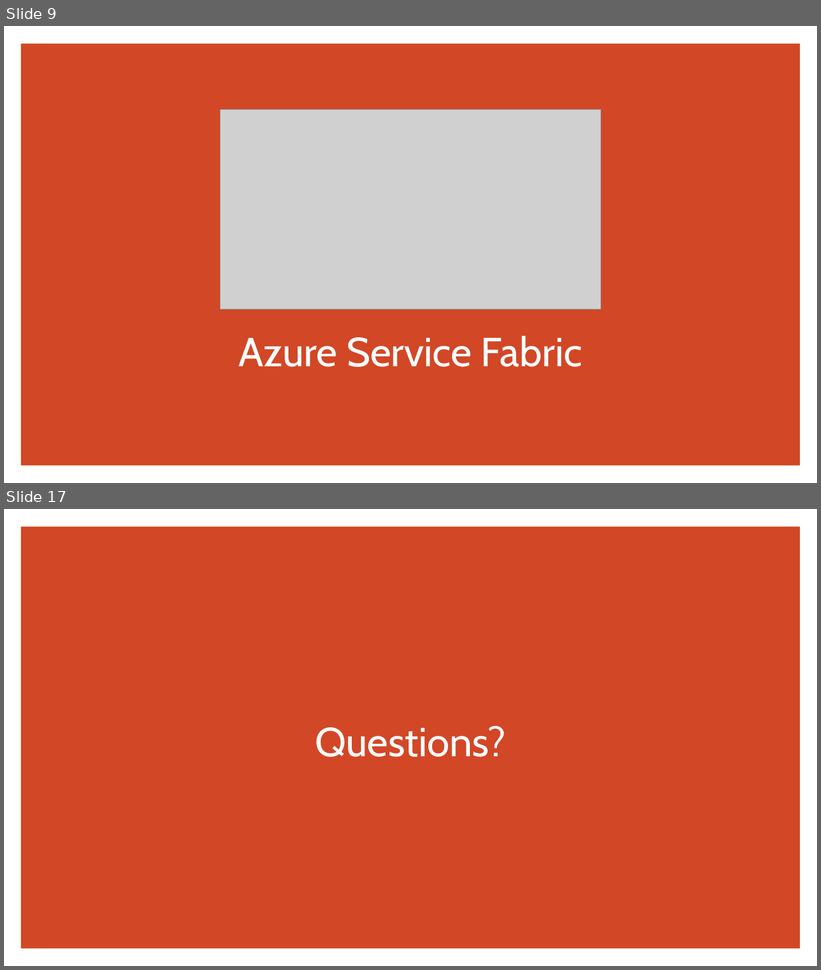
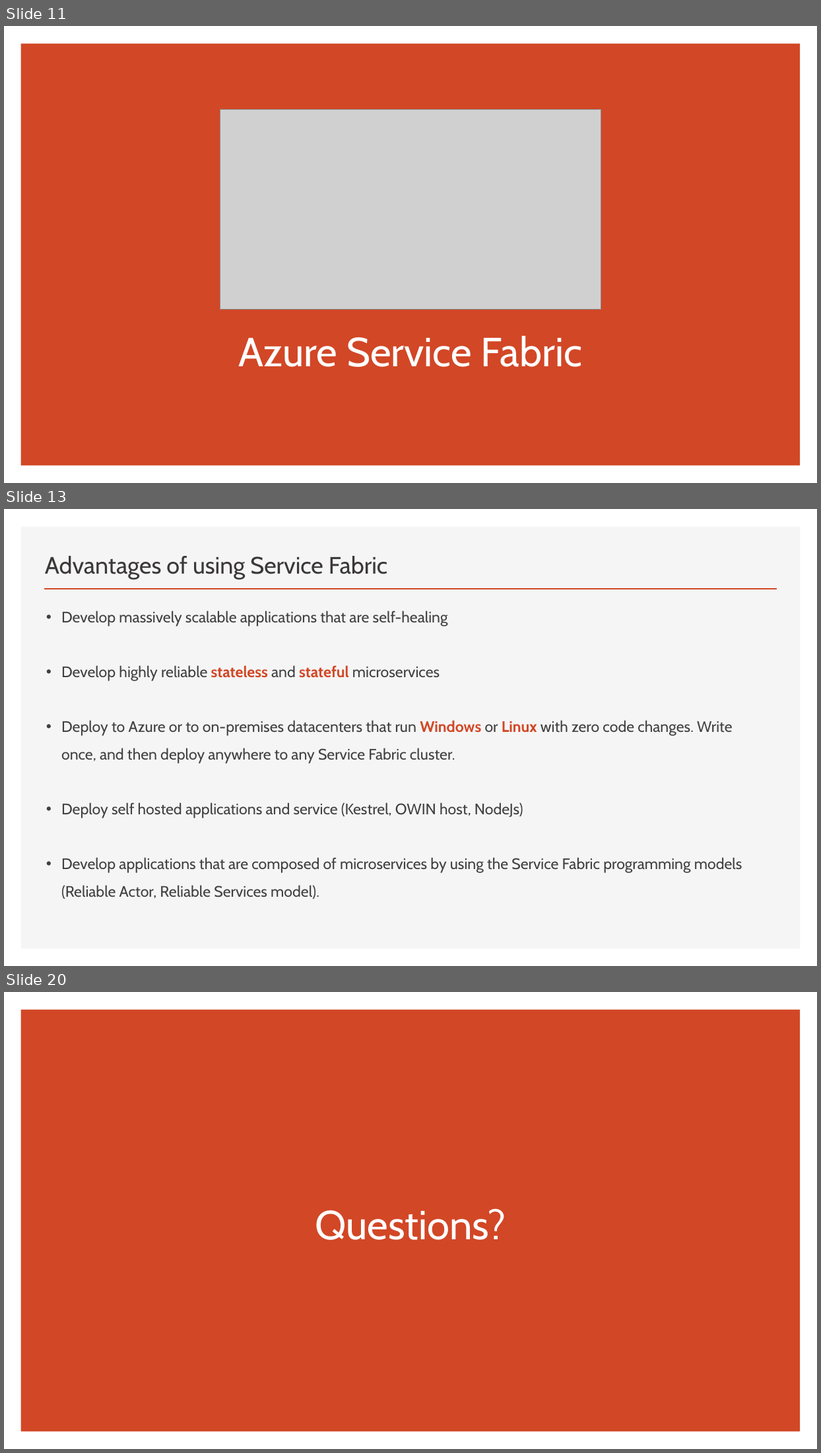
Before and after one commit to brianperera/EasyMaintain, a slide deck: Documents/MicroServices.pptx. Shown one above the other, each under a label of ours: slides 9 and 17 before the commit, slides 11, 13 and 20 after it; the slides between them are not shown. The pictures are 821x970 and 821x1453 pixels, drawn with LibreOffice and Linux fonts; fonts in the diff are those of the drawing; grey boxes stand for pictures. Boxes give left, top, right and bottom in pixels: in the first picture for what was removed or moved away, otherwise in the second. Text is boxed around its words. In the diff, an @@ line names an element or a change of style, - is before the commit and + after.

```diff
--- a/Documents/MicroServices.pptx
+++ b/Documents/MicroServices.pptx
@@ slide 13 added at (4, 509, 817, 966), background #FFFFFF @@
@@ rectangle added at (21, 527, 801, 949), fill #F5F5F5 @@
@@ title added at (45, 556, 387, 579), 28 pt, text #3B3838 @@
+Advantages of using Service Fabric
@@ line added from (44, 589) to (777, 589), #D24726 2 pt @@
@@ text added at (61, 611, 743, 899), 18 pt, text #404040 @@
+• Develop massively scalable applications that are self-healing
+• Develop highly reliable stateless and stateful microservices
+• Deploy to Azure or to on-premises datacenters that run Windows or Linux with zero code changes. Write once, and then deploy anywhere to any Service Fabric cluster.
+• Deploy self hosted applications and service (Kestrel, OWIN host, NodeJs)
+• Develop applications that are composed of microservices by using the Service Fabric programming models (Reliable Actor, Reliable Services model).
@@ what was slide 9 is now slide 11 @@
@@ what was slide 17 is now slide 20 @@
```
Also in this commit, not shown: 5 slides changed, 9 other slides added, 7 slides removed.
